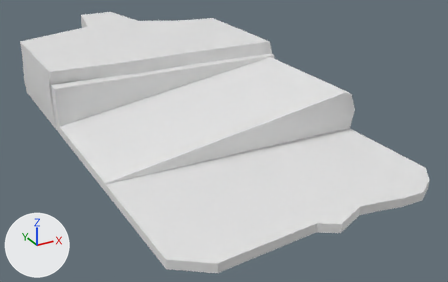
One commit to the FBX model Cube Game/Assets/new models/platform3.fbx: the scene before it, then after it.
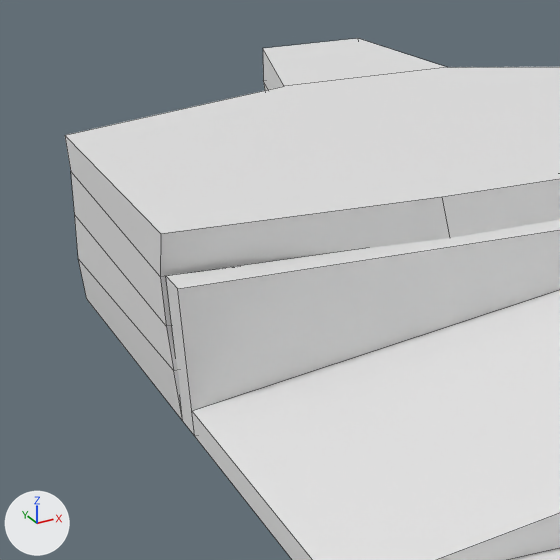
Each version is shown whole from a 50 mm camera at (-3.68, -7.56, 3.47) aimed at (0.44, -0.08, -0.27), then close up on the part from 0% to 39% of the width and 0% to 61% of the height. Lighting does not change. The marker at lower left points along +X, +Y and +Z. The close-ups show mesh edges as thin lines. Where no turn or scale is listed for an object, it has been applied to the vertices.

The older version as bpy lines, for what is in view:
```python
me_plane = bpy.data.meshes.new('Plane')
me_plane.from_pydata(...)  # 99 vertices, 76 faces; spans x -1.81..1.82, y -3.29..4.31, z 0.0..0.87
ob_plane = bpy.data.objects.new('Plane', me_plane)
ob_plane.location = (0.0, 0.0, 0.0)
```
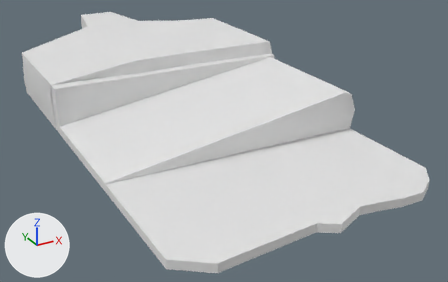
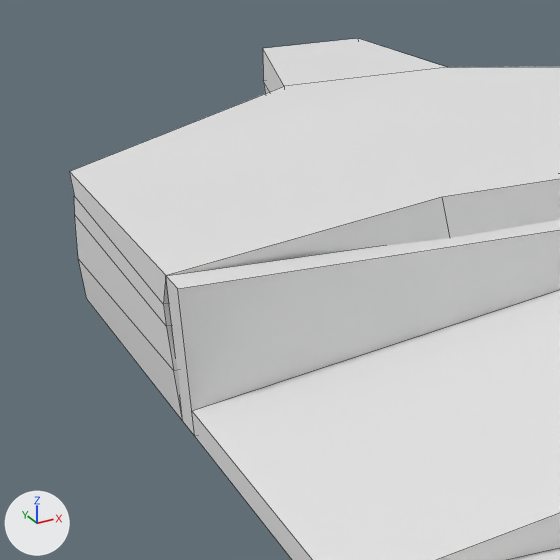
Scene script edits in JSON lines:
```json
{"block": "me_plane", "where": "me_plane.from_pydata(...)  # 99 vertices, 76 faces; spans x -1.81..1.82, y -3.29..4.31, z 0.0..0.87"}
{"block": "me_plane", "where": "# used by ob_plane; location = (0.0, 0.0, 0.0)"}
{"block": "me_plane", "change": "me_plane part 1"}
{"op": "set", "path": "me_plane.vertices[43].co", "old": "(-1.79, 2.8, 0.87)", "new": "(-1.79, 2.8, 0.68)", "note": "pixel (64, 135) -> pixel (69, 171)"}
{"op": "set", "path": "me_plane.vertices[44].co", "old": "(-1.79, 0.9, 0.87)", "new": "(-1.79, 0.9, 0.68)", "note": "pixel (160, 233) -> pixel (165, 275)"}
{"op": "set", "path": "me_plane.vertices[65].co", "old": "(-1.81, 0.94, 0.67)", "new": "(-1.81, 0.94, 0.54)", "note": "pixel (160, 276) -> pixel (163, 304)"}
{"op": "set", "path": "me_plane.vertices[70].co", "old": "(-1.79, 2.79, 0.69)", "new": "(-1.79, 2.79, 0.56)", "note": "pixel (70, 171) -> pixel (74, 195)"}
```

What differs and where, as boxes (x1, y1, x2, y2) in the close-ups (560 x 560 px; the box of a moved part takes in the faces that stretch with it):
```json
{"object": "Plane", "change": "reshaped", "before": [65, 38, 560, 560], "after": [69, 38, 560, 560]}
{"part": 1, "of": "me_plane", "change": "moved or reshaped", "before": [65, 67, 560, 326], "after": [69, 67, 560, 326]}
```
